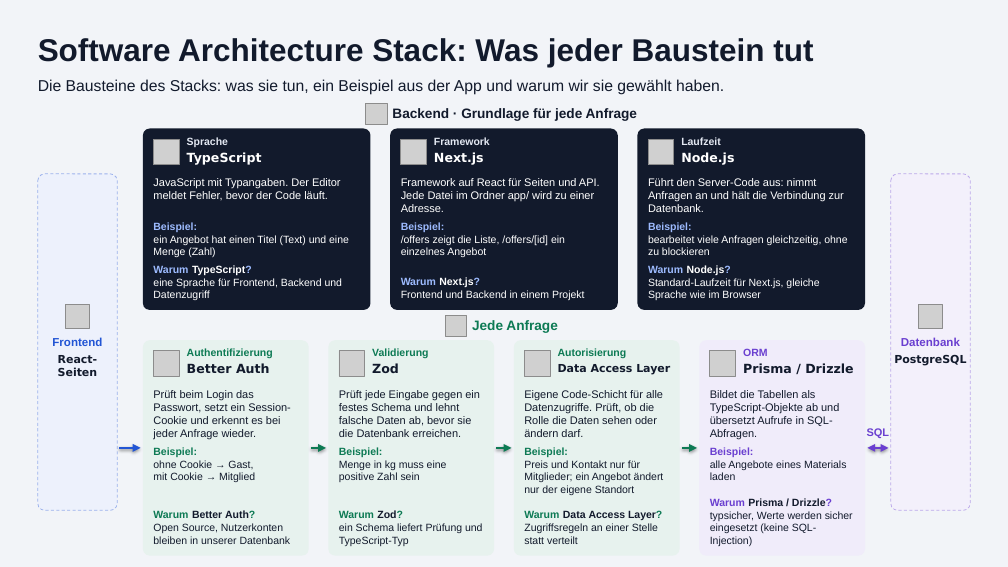
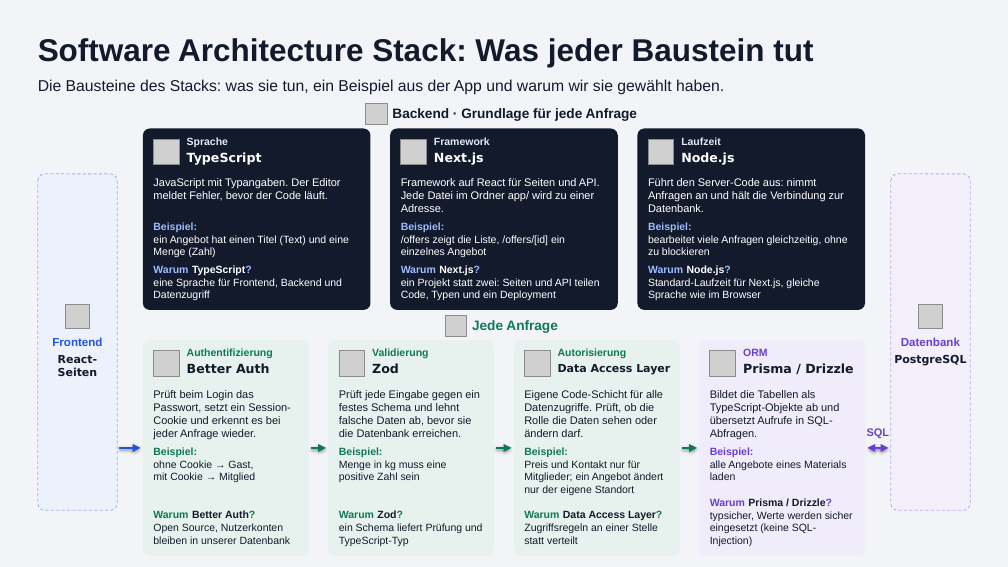
Before and after one commit to lu4k87/__project_applied_research, a slide deck: slide 2 of Praesentation/folien/App-Architektur.pptx. Drawn at 1008x567 pixels with LibreOffice and Linux fonts; fonts in the diff are those of the drawing; grey boxes stand for pictures. Boxes give left, top, right and bottom in pixels: in the first picture for what was removed or moved away, otherwise in the second. Text is boxed around its words. In the diff, an @@ line names an element or a change of style, - is before the commit and + after.

```diff
--- a/Praesentation/folien/App-Architektur.pptx
+++ b/Praesentation/folien/App-Architektur.pptx
@@ text at [401, 265, 600, 300]: text changed @@
-Warum Next.js?
-Frontend und Backend in einem Projekt
+Warum Next.js?
+ein Projekt statt zwei: Seiten und API teilen Code, Typen und ein Deployment
```
Also in this commit, not shown: 4 other files.
